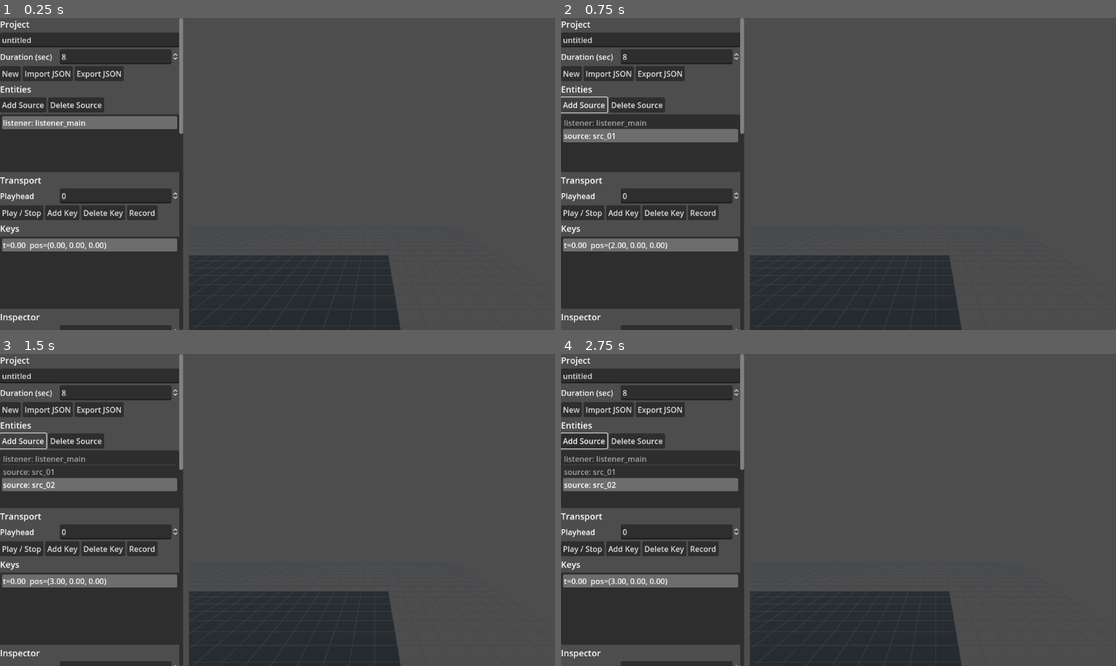
Above: before the commit, frames 1-4 (two rows, left to right).
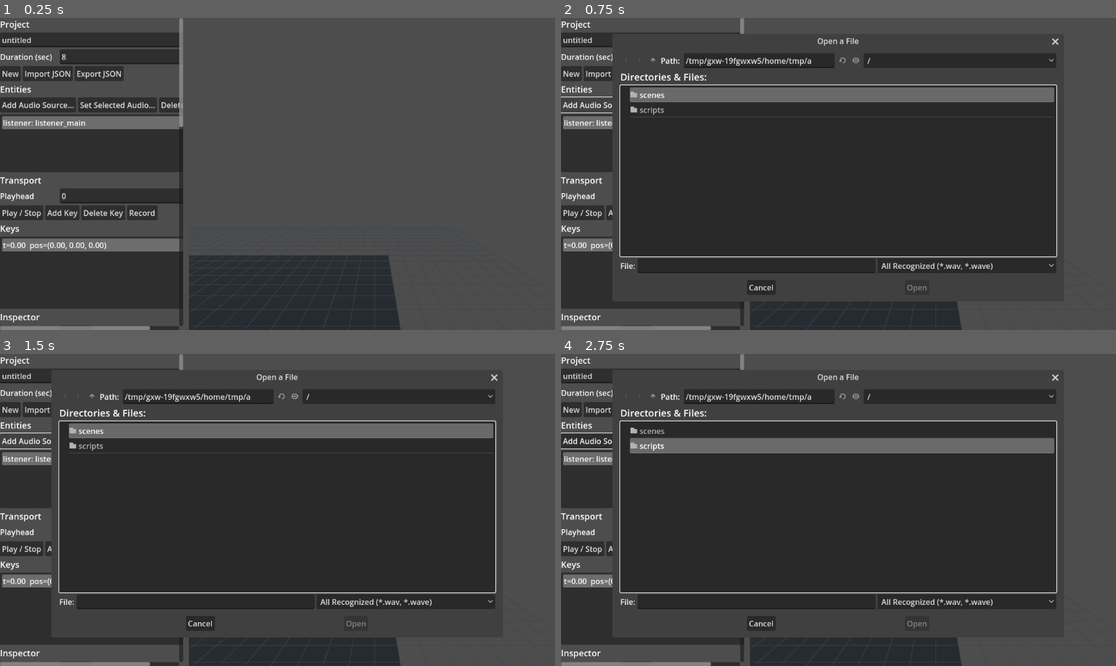
Above: after the commit, the same moments.

Repository: sw93song/spatial-composer
Game: Godot game, scene res://scenes/Main.tscn
Same seed, same stepped clock (60 frames per second), same inputs: the game is played once before the commit and once after it.
Inputs (mouse positions are in pixels of both pictures, inside the frame that each line leads up to):
- Up to frame 1 (0.25 s): no input
- Up to frame 2 (0.75 s): click (583, 105) at 0.5 s, where only the run before the commit has a clickable "Add Source"
- Up to frame 3 (1.5 s): click (38, 441) at 1.25 s, where only the run after the commit has a clickable "Add Audio Source..."
- Up to frame 4 (2.75 s): click (677, 441) at 2 s, where only the run after the commit has a clickable "Set Selected Audio..."

The runs differ from the first frame. In frame 1, 1.4% of the frame differs, in the area x 0-34%, y 9-100%; in frame 2, 45%; in frame 3, 45%; in frame 4, 45%, in the area x 0-90%, y 5-100%.

Commit message:
Add audio-file source workflow to Godot UI

Diff:
--- a/apps/gesture_tool_godot/scripts/Main.gd
+++ b/apps/gesture_tool_godot/scripts/Main.gd
@@ -25,6 +25,7 @@
 var _position_spins: Array = []
 var _rotation_spins: Array = []
 var _orbit_center_spins: Array = []
+var _audio_asset_edit
 var _orbit_radius_spin
 var _orbit_duration_spin
 var _orbit_turns_spin
@@ -38,6 +39,8 @@
 var _help_label
 var _import_dialog
 var _export_dialog
+var _audio_dialog
+var _audio_dialog_mode = ""
 
 
 func _ready():
@@ -128,9 +131,13 @@
 	sidebar_body.add_child(_make_section_label("Entities"))
 	var entity_buttons := HBoxContainer.new()
 	var add_source_button := Button.new()
-	add_source_button.text = "Add Source"
-	add_source_button.pressed.connect(_on_add_source_pressed)
+	add_source_button.text = "Add Audio Source..."
+	add_source_button.pressed.connect(_on_add_audio_source_pressed)
 	entity_buttons.add_child(add_source_button)
+	var assign_audio_button := Button.new()
+	assign_audio_button.text = "Set Selected Audio..."
+	assign_audio_button.pressed.connect(_on_assign_audio_pressed)
+	entity_buttons.add_child(assign_audio_button)
 	var delete_entity_button := Button.new()
 	delete_entity_button.text = "Delete Source"
 	delete_entity_button.pressed.connect(_on_delete_source_pressed)
@@ -172,6 +179,19 @@
 	sidebar_body.add_child(_key_list)
 
 	sidebar_body.add_child(_make_section_label("Inspector"))
+	_audio_asset_edit = LineEdit.new()
+	_audio_asset_edit.placeholder_text = "Select a WAV file for the selected source"
+	sidebar_body.add_child(_labeled_row("Audio File", _audio_asset_edit))
+	var audio_buttons := HBoxContainer.new()
+	var browse_audio_button := Button.new()
+	browse_audio_button.text = "Browse Audio..."
+	browse_audio_button.pressed.connect(_on_assign_audio_pressed)
+	audio_buttons.add_child(browse_audio_button)
+	var apply_audio_button := Button.new()
+	apply_audio_button.text = "Apply Audio Path"
+	apply_audio_button.pressed.connect(_on_apply_audio_path_pressed)
+	audio_buttons.add_child(apply_audio_button)
+	sidebar_body.add_child(audio_buttons)
 	_key_time_spin = _make_spin_box(0.0, 600.0, 0.01)
 	sidebar_body.add_child(_labeled_row("Key Time", _key_time_spin))
 
@@ -268,6 +288,16 @@
 	_export_dialog.file_selected.connect(_on_export_file_selected)
 	add_child(_export_dialog)
 
+	_audio_dialog = FileDialog.new()
+	_audio_dialog.file_mode = FileDialog.FILE_MODE_OPEN_FILE
+	_audio_dialog.access = FileDialog.ACCESS_FILESYSTEM
+	_audio_dialog.filters = PackedStringArray([
+		"*.wav ; WAV Audio",
+		"*.wave ; WAVE Audio"
+	])
+	_audio_dialog.file_selected.connect(_on_audio_file_selected)
+	add_child(_audio_dialog)
+
 	call_deferred("_on_resized")
 	_update_record_button()
 
@@ -312,6 +342,7 @@
 func _refresh_all():
 	_refresh_project_fields()
 	_refresh_entity_list()
+	_refresh_audio_fields()
 	_refresh_key_list()
 	_refresh_pose_fields()
 	_refresh_world_and_pose()
@@ -351,6 +382,22 @@
 	_selected_key_index = clamp(_selected_key_index, 0, max(keys.size() - 1, 0))
 	if not keys.is_empty():
 		_key_list.select(_selected_key_index)
+
+
+func _refresh_audio_fields():
+	if _audio_asset_edit == null:
+		return
+
+	if _selected_entity_index == 0:
+		_audio_asset_edit.text = ""
+		_audio_asset_edit.editable = false
+		_audio_asset_edit.placeholder_text = "Listener has no audio asset"
+		return
+
+	var entity = _project_model.get_entity(_selected_entity_index)
+	_audio_asset_edit.text = str(entity.get("audio_asset", ""))
+	_audio_asset_edit.editable = true
+	_audio_asset_edit.placeholder_text = "Select a WAV file for the selected source"
 
 
 func _refresh_pose_fields():
@@ -556,6 +603,19 @@
 	_maybe_send_live_snapshot()
 
 
+func _on_add_audio_source_pressed():
+	_audio_dialog_mode = "add"
+	_audio_dialog.popup_centered_ratio()
+
+
+func _on_assign_audio_pressed():
+	if _selected_entity_index == 0:
+		_set_status_message("Select a source first. The listener does not have an audio file.")
+		return
+	_audio_dialog_mode = "assign"
+	_audio_dialog.popup_centered_ratio()
+
+
 func _on_delete_source_pressed():
 	if _selected_entity_index == 0:
 		return
@@ -727,8 +787,57 @@
 	_set_status_message("Exported %s" % path)
 
 
+func _on_audio_file_selected(path):
+	var resolved_path = _normalize_audio_asset_path(path)
+	if _audio_dialog_mode == "add":
+		_selected_entity_index = _project_model.add_source(resolved_path)
+		_selected_key_index = 0
+		_refresh_all()
+		_set_status_message("Added source with audio: %s" % resolved_path)
+		_maybe_send_live_snapshot()
+		return
+
+	if _audio_dialog_mode == "assign":
+		_set_selected_source_audio_asset(resolved_path)
+
+
+func _on_apply_audio_path_pressed():
+	if _selected_entity_index == 0:
+		_set_status_message("Select a source first. The listener does not have an audio file.")
+		return
+	var path = _normalize_audio_asset_path(_audio_asset_edit.text.strip_edges())
+	if path.is_empty():
+		_set_status_message("Enter or choose a WAV file path.")
+		return
+	_set_selected_source_audio_asset(path)
+
+
 func _configure_live_sync():
 	_live_sync_client.configure(_live_sync_host_edit.text, int(_live_sync_port_spin.value))
+
+
+func _set_selected_source_audio_asset(path):
+	if _selected_entity_index == 0:
+		_set_status_message("Select a source first. The listener does not have an audio file.")
+		return
+	var entity := _project_model.get_entity(_selected_entity_index)
+	entity["audio_asset"] = path
+	_project_model.set_entity(_selected_entity_index, entity)
+	_refresh_audio_fields()
+	_set_status_message("Audio file set: %s" % path)
+	_maybe_send_live_snapshot()
+
+
+func _normalize_audio_asset_path(path):
+	var normalized = path.replace("\\", "/")
+	if normalized.is_empty():
+		return normalized
+
+	var project_root = ProjectSettings.globalize_path("res://").replace("\\", "/").trim_suffix("/")
+	var repo_root = project_root.get_base_dir().get_base_dir().replace("\\", "/")
+	if normalized.begins_with(repo_root + "/"):
+		return normalized.trim_prefix(repo_root + "/")
+	return normalized
 
 
 func _maybe_send_live_snapshot():
--- a/apps/gesture_tool_godot/scripts/ProjectModel.gd
+++ b/apps/gesture_tool_godot/scripts/ProjectModel.gd
@@ -54,11 +54,14 @@
 	}
 
 
-func add_source() -> int:
+func add_source(audio_asset_path: String = "") -> int:
 	var source_index := sources.size() + 1
+	var resolved_audio_asset := audio_asset_path
+	if resolved_audio_asset.is_empty():
+		resolved_audio_asset = "assets/demo.wav"
 	var source := {
 		"id": _make_unique_source_id("src_%02d" % source_index),
-		"audio_asset": "assets/demo.wav",
+		"audio_asset": resolved_audio_asset,
 		"gain_db": 0.0,
 		"track": TrajectoryTrack.make_default_track()
 	}
